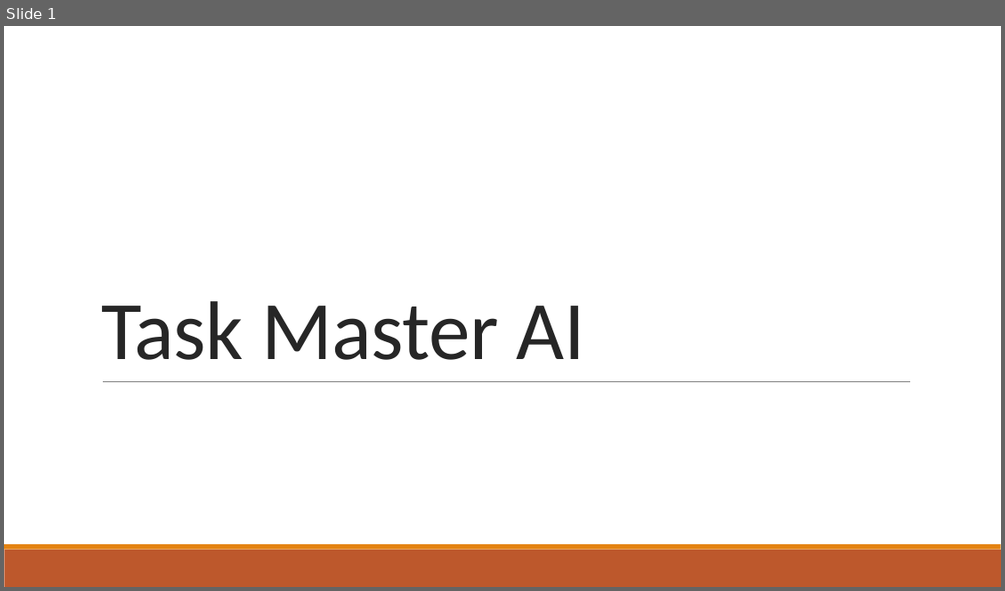
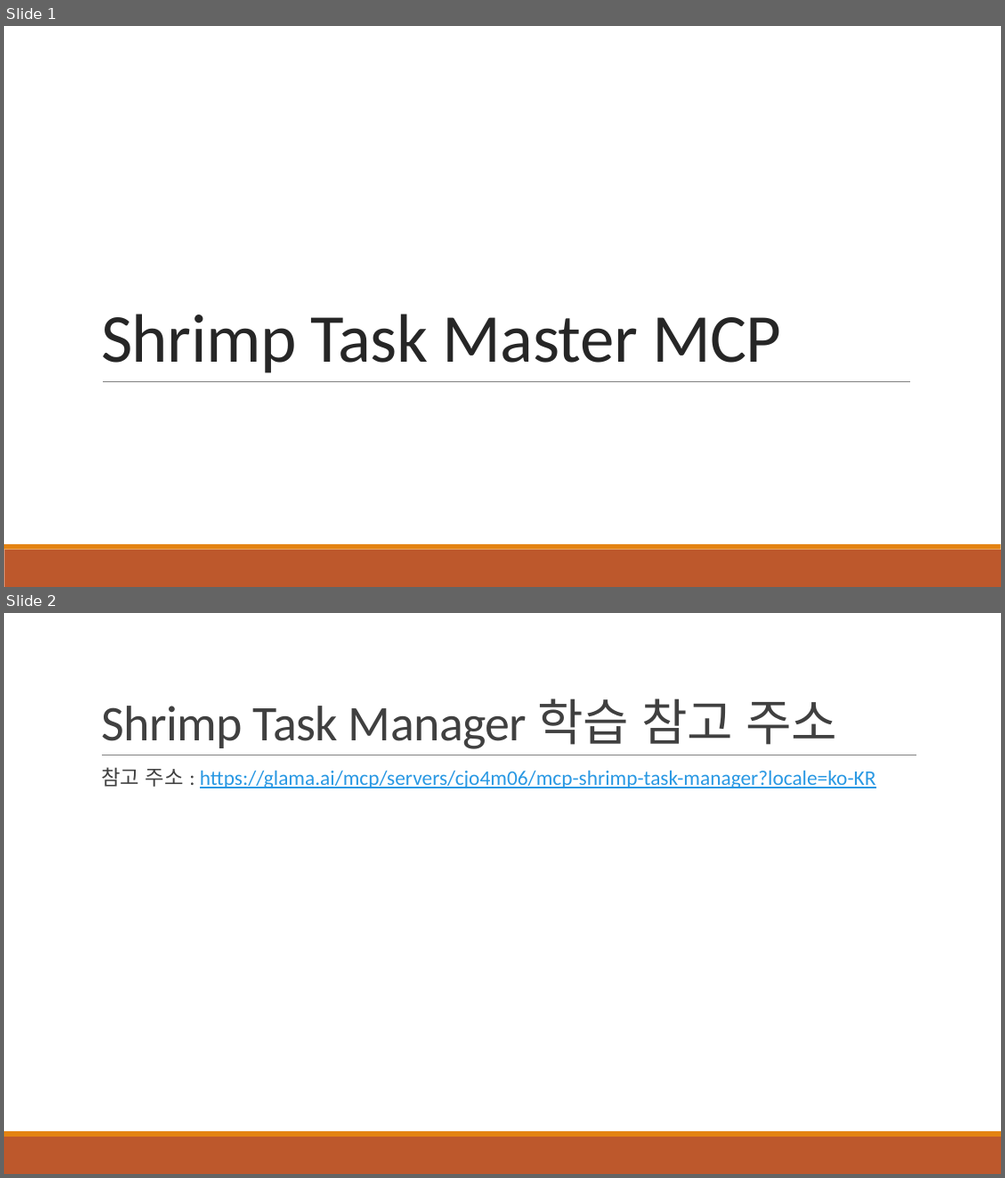
Before and after one commit to khb3025/study-claude-code, a slide deck: PPT정리/28. Shrimp Task Master AI.pptx. Shown one above the other, each under a label of ours: slide 1 before the commit, slides 1 and 2 after it. The pictures are 1005x591 and 1005x1178 pixels, drawn with LibreOffice and Linux fonts; fonts in the diff are those of the drawing. Boxes give left, top, right and bottom in pixels: in the first picture for what was removed or moved away, otherwise in the second. Text is boxed around its words. In the diff, an @@ line names an element or a change of style, - is before the commit and + after.

Commit message:
shrimp Task Manager PPT 정리

```diff
--- a/PPT정리/28. Shrimp Task Master AI.pptx
+++ b/PPT정리/28. Shrimp Task Master AI.pptx
@@ slide 2 added at (4,613,1001,1174), background #FFFFFF; not listed: 2 template elements that a slide beside it also shows @@
@@ title added at (101,698,836,749), 48 pt, text #404040 @@
+Shrimp Task Manager 학습 참고 주소
@@ text added at (101,767,876,788), 20 pt, text #2998E3, underline @@
+  참고 주소 : https://glama.ai/mcp/servers/cjo4m06/mcp-shrimp-task-manager?locale=ko-KR
@@ line added from (102, 755) to (917, 755), #808080 0.5 pt @@
@@ slide 1 changed as well @@
@@ title at (101,313,781,373): text changed; size 80 to 66 pt @@
-Task Master AI
+Shrimp Task Master MCP
```
Also in this commit, not shown: 15 other slides added, 3 slides removed, 4 other files.
